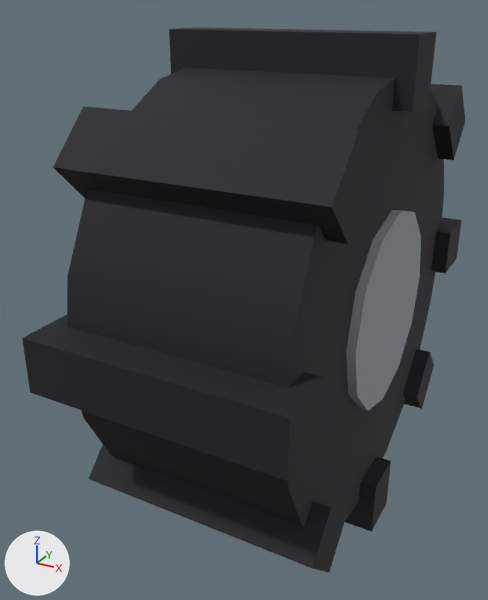
The glTF model public/models/wheel_offroad.glb, before and after one commit.
The view is the same before and after, from a 50 mm camera at (0.321, -0.697, 0.321) aimed at (-0.045, -0.031, -0.012). Lighting does not change. The marker at lower left points along +X, +Y and +Z. The picture after the commit comes second. Where no turn or scale is listed for an object, it has been applied to the vertices. Vertices at exactly the same position are counted once.
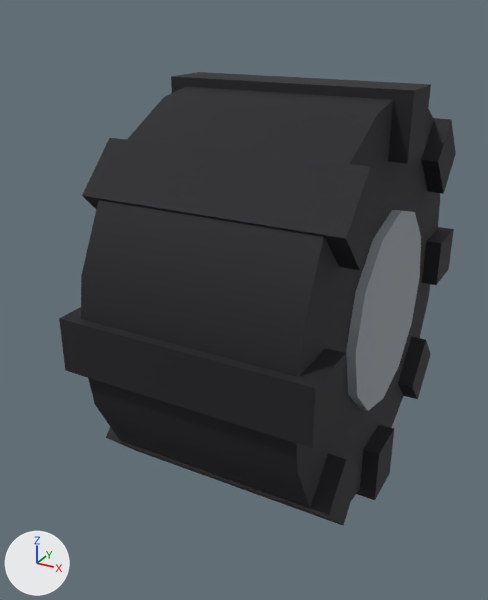
Pixel boxes (x1, y1, x2, y2) of what changed, in the pictures (488 x 600 px):
'Mesh_0', rescaled (8% shorter): before (67, 68, 444, 527); after (81, 86, 440, 508)
'Mesh_3', moved: before (53, 106, 372, 244); after (82, 138, 382, 270)
'Mesh_2', moved: before (22, 315, 325, 481); after (59, 307, 346, 448)
'Mesh_4', moved: before (169, 27, 436, 112); after (171, 72, 431, 164)
'Mesh_9', moved: before (89, 445, 346, 572); after (106, 427, 360, 526)
'Mesh_5', moved: before (430, 84, 465, 160); after (421, 118, 456, 194)
'Mesh_8', moved: before (345, 457, 391, 532); after (357, 425, 394, 500)
'Mesh_6', moved: before (431, 217, 462, 273); after (422, 227, 454, 285)
'Mesh_7', moved: before (403, 349, 434, 409); after (398, 337, 431, 399)

The change, as a list of edits to the scene's bpy script:
```text
Change me_mesh_0:
    used by ob_mesh_0; location = (0.0, 0.0, 0.0)
    remove me_mesh_0.from_pydata(...)  # 44 vertices, 80 faces; spans x -0.12..0.12, y -0.26..0.26, z -0.26..0.26
    add me_mesh_0.from_pydata(...)  # 44 vertices, 80 faces; spans x -0.12..0.12, y -0.24..0.24, z -0.24..0.24
    me_mesh_0 part 1: the whole mesh is scaled about its middle by (1, 0.923, 0.923)
Change ob_mesh_2:
    ob_mesh_2.location: (0.0, -0.26, 0.0) -> (0.0, -0.21, 0.0)
Change ob_mesh_3:
    ob_mesh_3.location: (0.0, -0.184, 0.184) -> (0.0, -0.148, 0.148)
Change ob_mesh_4:
    ob_mesh_4.location: (0.0, 0.0, 0.26) -> (0.0, 0.0, 0.21)
Change ob_mesh_5:
    ob_mesh_5.location: (0.0, 0.184, 0.184) -> (0.0, 0.148, 0.148)
Change ob_mesh_6:
    ob_mesh_6.location: (0.0, 0.26, 0.0) -> (0.0, 0.21, 0.0)
Change ob_mesh_7:
    ob_mesh_7.location: (0.0, 0.184, -0.184) -> (0.0, 0.148, -0.148)
Change ob_mesh_8:
    ob_mesh_8.location: (0.0, 0.0, -0.26) -> (0.0, 0.0, -0.21)
Change ob_mesh_9:
    ob_mesh_9.location: (0.0, -0.184, -0.184) -> (0.0, -0.148, -0.148)
```
